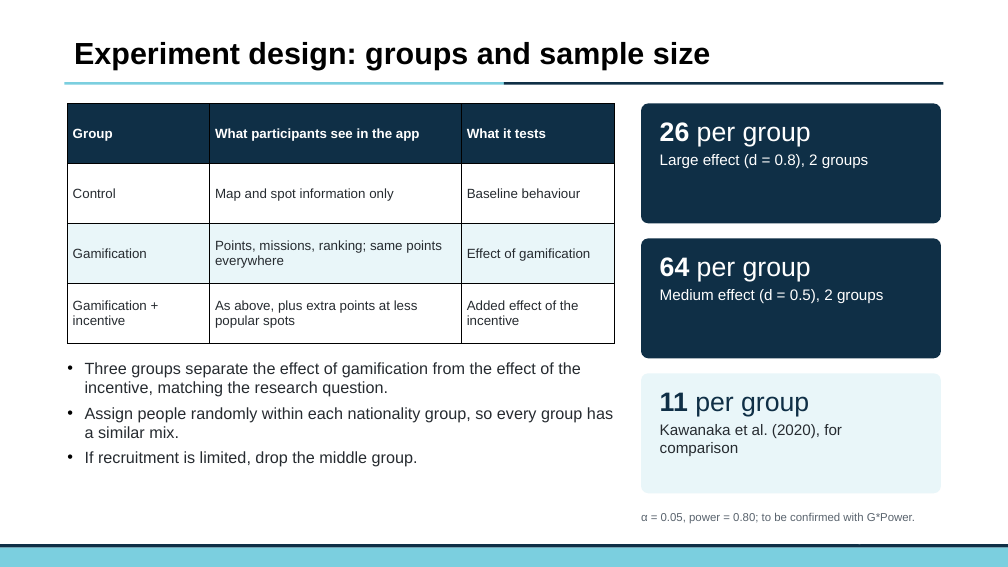
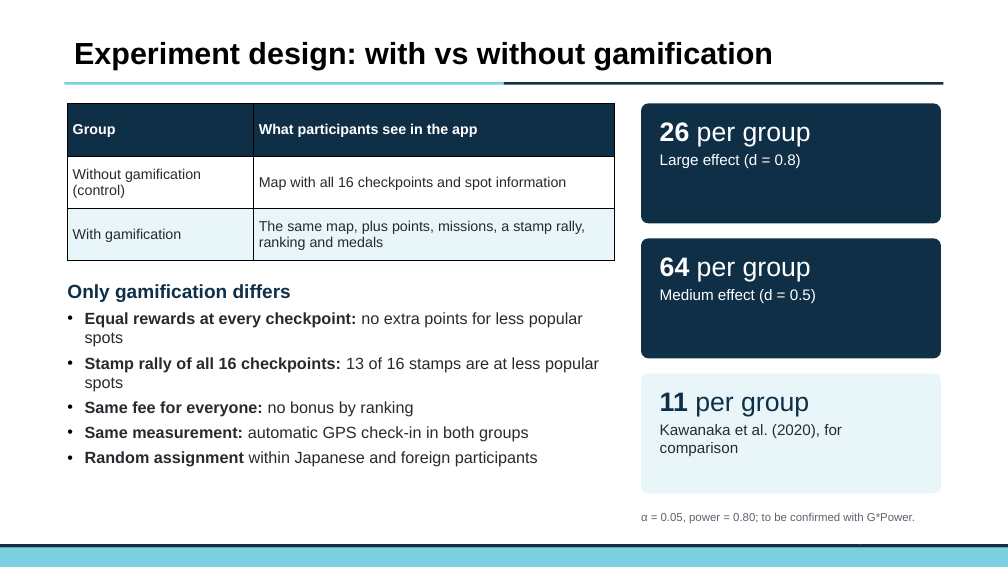
Before and after one commit to JakeChoi03/GitHub, a slide deck: slide 9 of reports/Asakusa_progress_report.pptx. Drawn at 1008x567 pixels with LibreOffice and Linux fonts; fonts in the diff are those of the drawing; background and template pictures are left out. Boxes give left, top, right and bottom in pixels: in the first picture for what was removed or moved away, otherwise in the second. Text is boxed around its words. In the diff, an @@ line names an element or a change of style, - is before the commit and + after.

```diff
--- a/reports/Asakusa_progress_report.pptx
+++ b/reports/Asakusa_progress_report.pptx
@@ text at <box>74,42,773,70</box>: text changed @@
-Experiment design: groups and sample size
+Experiment design: with vs without gamification
@@ table at <box>67,104,614,261</box> @@
-Group | What participants see in the app | What it tests
-Control | Map and spot information only | Baseline behaviour
-Gamification | Points, missions, ranking; same points everywhere | Effect of gamification
-Gamification + incentive | As above, plus extra points at less popular spots | Added effect of the incentive
+Group | What participants see in the app
+Without gamification (control) | Map with all 16 checkpoints and spot information
+With gamification | The same map, plus points, missions, a stamp rally, ranking and medals
@@ text at <box>660,154,801,168</box>: text changed @@
-Large effect (d = 0.8), 2 groups
+Large effect (d = 0.8)
@@ text at <box>67,284,599,467</box>: text changed @@
-• Three groups separate the effect of gamification from the effect of the incentive, matching the research question.
-• Assign people randomly within each nationality group, so every group has a similar mix.
-• If recruitment is limited, drop the middle group.
+Only gamification differs
+• Equal rewards at every checkpoint: no extra points for less popular spots
+• Stamp rally of all 16 checkpoints: 13 of 16 stamps are at less popular spots
+• Same fee for everyone: no bonus by ranking
+• Same measurement: automatic GPS check-in in both groups
+• Random assignment within Japanese and foreign participants
@@ text at <box>660,289,816,303</box>: text changed @@
-Medium effect (d = 0.5), 2 groups
+Medium effect (d = 0.5)
```
Also in this commit, not shown: 4 other slides changed, 1 slide added.
